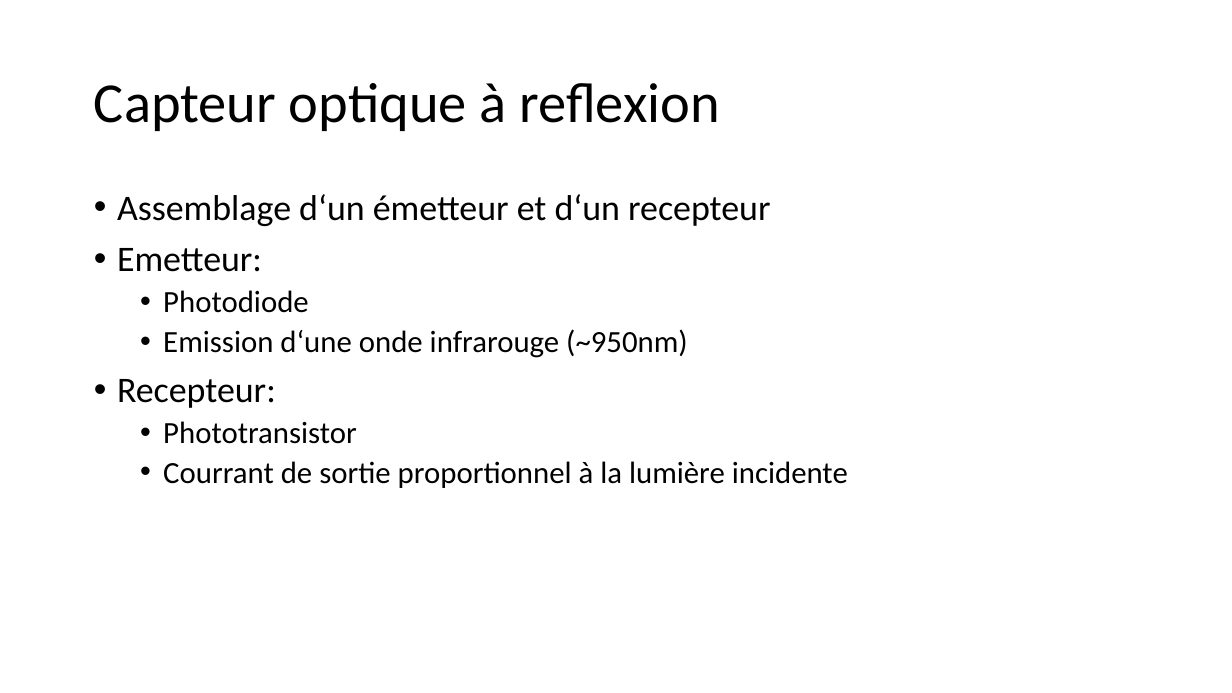
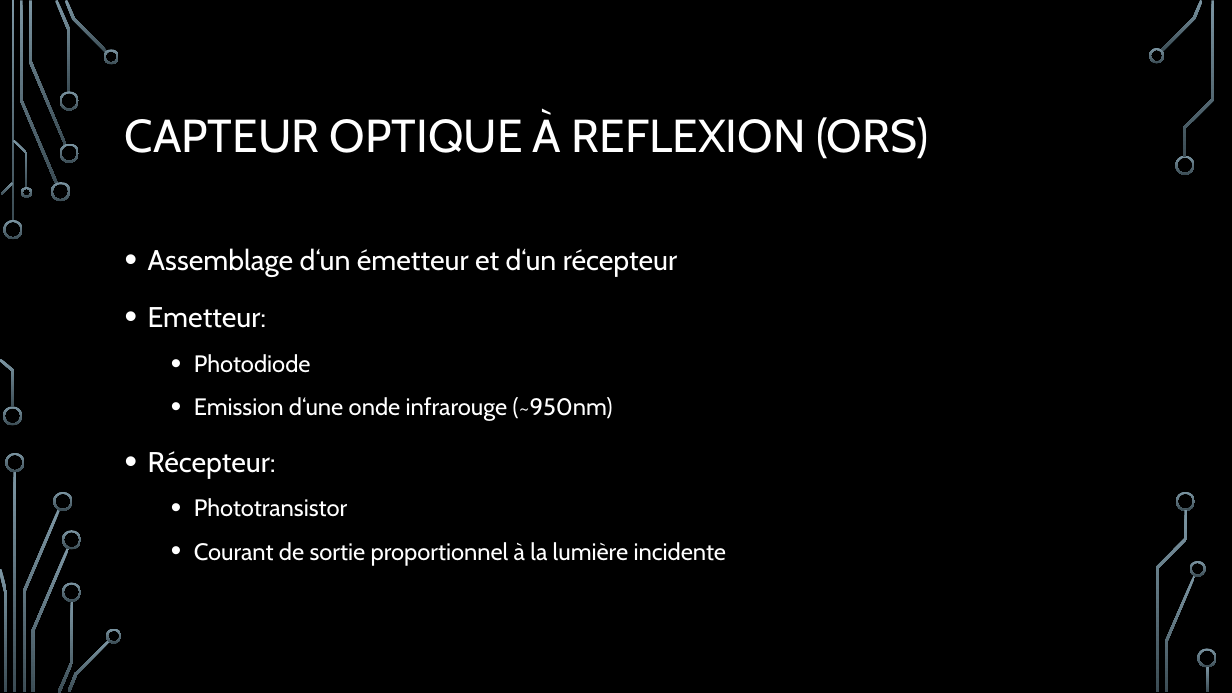
Before and after one commit to robotronik/conferences, a slide deck: slide 4 of Conc_elec/pres/Conception_Elec.pptx. Drawn at 1232x693 pixels with LibreOffice and Linux fonts; fonts in the diff are those of the drawing; background and template pictures are left out. Boxes give left, top, right and bottom in pixels: in the first picture for what was removed or moved away, otherwise in the second. Text is boxed around its words. In the diff, an @@ line names an element or a change of style, - is before the commit and + after.

```diff
--- a/Conc_elec/pres/Conception_Elec.pptx
+++ b/Conc_elec/pres/Conception_Elec.pptx
@@ background #FFFFFF to picture (left out) @@
@@ title at <box>125,113,929,159</box>: text changed; size 44 to 36 pt; font Calibri to Cabin; text colour #000000 to #FFFFFF @@
-Capteur optique à reflexion
+CAPTEUR OPTIQUE À REFLEXION (ORS)
@@ text "Assemblage d‘un émetteur et d‘un ...": place and size @@
-text "Assemblage d‘un émetteur et d‘un ..." at <box>117,194,848,488</box>
+text "Assemblage d‘un émetteur et d‘un ..." at <box>148,248,727,566</box>
@@ text at <box>148,248,677,277</box>: text changed; size 28 to 22.2 pt; font Calibri to Cabin; text colour #000000 to #FFFFFF @@
-• Assemblage d‘un émetteur et d‘un recepteur
+• Assemblage d‘un émetteur et d‘un récepteur
@@ text at <box>148,307,613,517</box>: size 28 to 22.2 pt in "Emetteur:"; font Calibri to Cabin, text colour #000000 to #FFFFFF in "Emetteur:", "Photodiode", "Emission d‘une onde infrarouge (~950nm)", "Phototransistor"; size 24 to 18.5 pt in "Photodiode", "Emission d‘une onde infrarouge (~950nm)", "Phototransistor"; line spacing 0.9 to 1.3 @@
@@ text at <box>148,451,276,479</box>: text changed; size 28 to 22.2 pt; font Calibri to Cabin; text colour #000000 to #FFFFFF @@
-• Recepteur:
+• Récepteur:
@@ text at <box>194,542,727,566</box>: text changed; size 24 to 18.5 pt; font Calibri to Cabin; text colour #000000 to #FFFFFF @@
-  • Courrant de sortie proportionnel à la lumière incidente
+  • Courant de sortie proportionnel à la lumière incidente
@@ group added at <box>0,0,1217,693</box>: 33 freeform shapes, 3 rectangles @@
```
Also in this commit, not shown: 2 other slides changed, 18 slides added, 7 slides removed, 21 other files.
